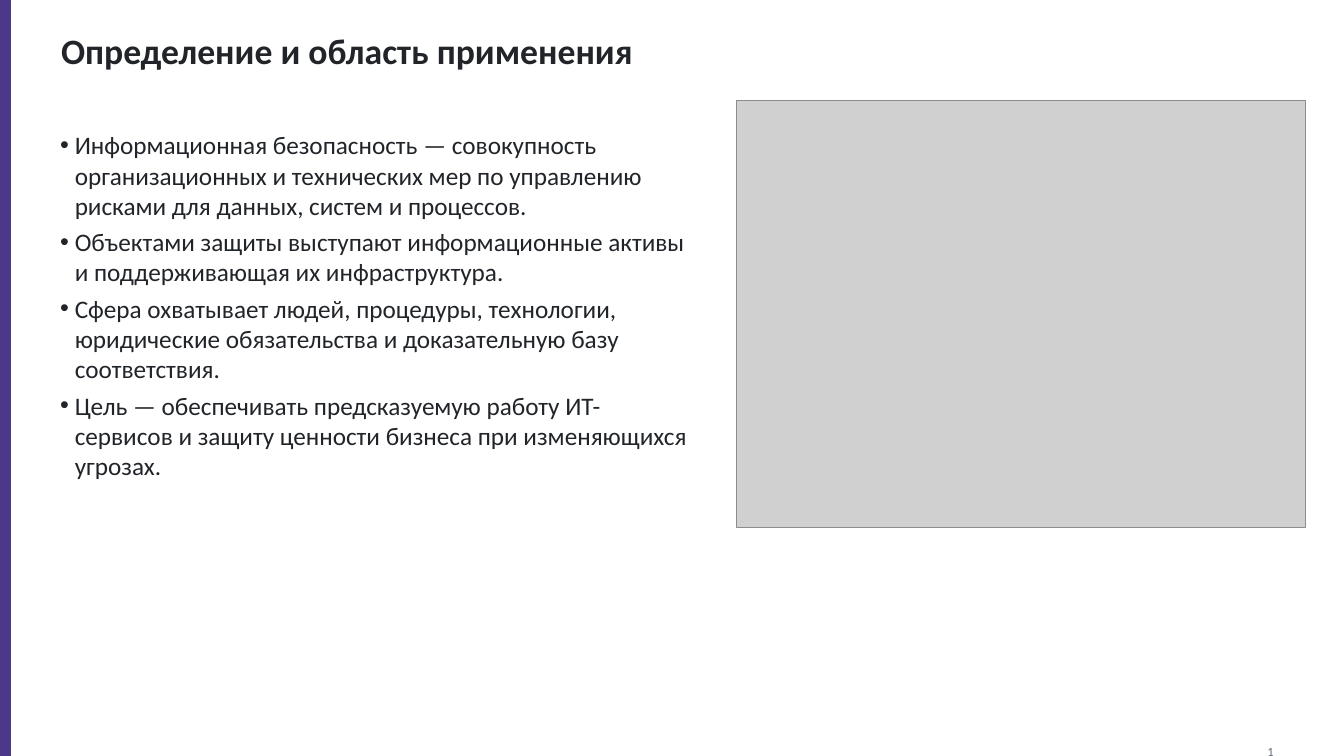
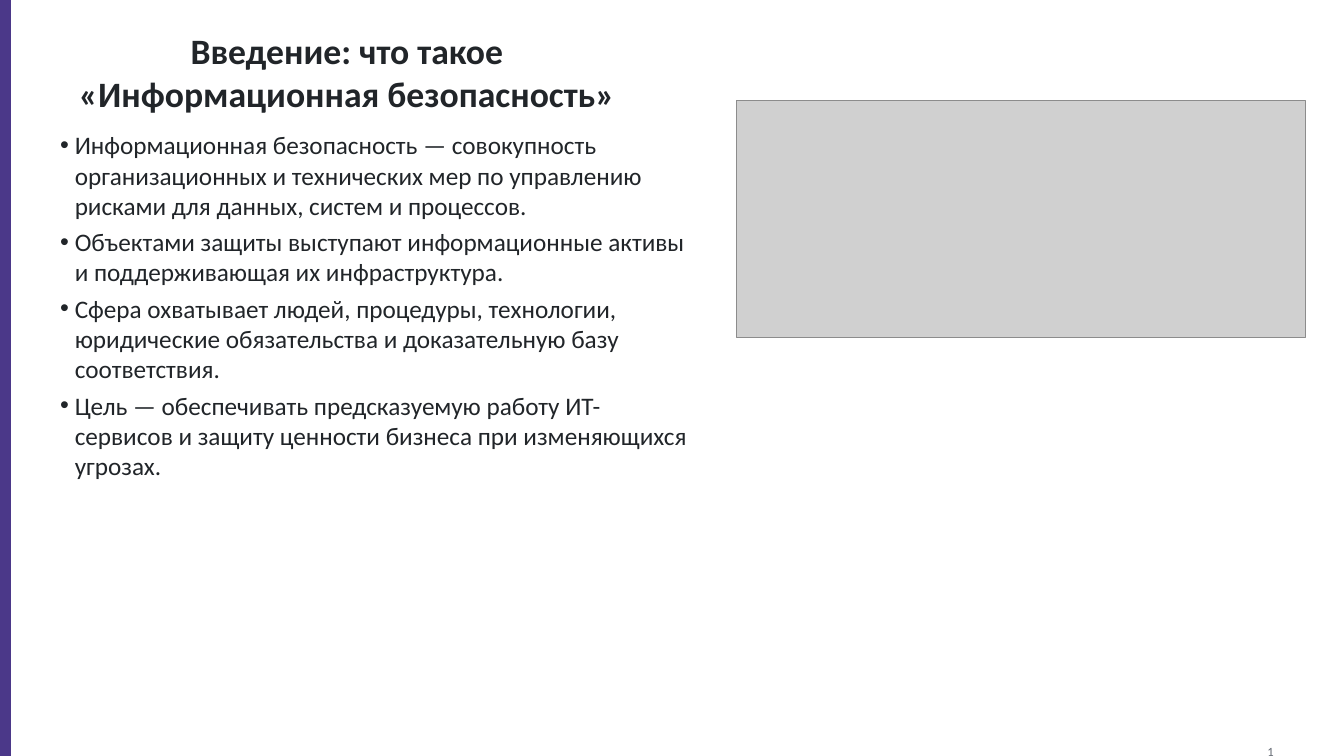
Before and after one commit to Smaug05/PresentationCreator, a slide deck: slide 1 of out/Основыинформационнойбезопасности.pptx. Drawn at 1344x756 pixels with LibreOffice and Linux fonts; fonts in the diff are those of the drawing; grey boxes stand for pictures. Boxes give left, top, right and bottom in pixels: in the first picture for what was removed or moved away, otherwise in the second. Text is boxed around its words. In the diff, an @@ line names an element or a change of style, - is before the commit and + after.

```diff
--- a/out/Основыинформационнойбезопасности.pptx
+++ b/out/Основыинформационнойбезопасности.pptx
@@ title at [79,41,614,113]: text changed @@
-Определение и область применения
+Введение: что такое «Информационная безопасность»
@@ picture: place and size @@
-picture at [736,101,1305,527]
+picture at [736,101,1305,336]
```
Also in this commit, not shown: 18 other slides changed, 4 other files.
